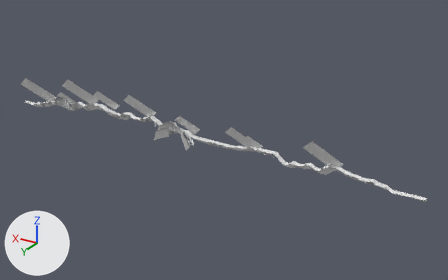
One commit to the FBX model Assets/Arts/Map/Models/Theme_02/Desert_14.fbx: the scene before it, then after it.
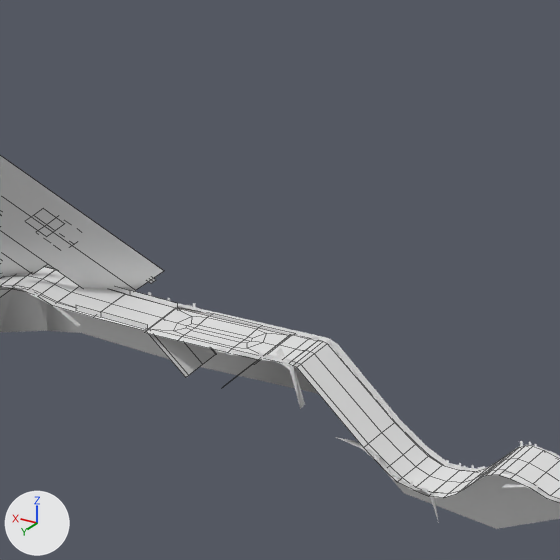
There are two pictures of each version: one whole from a 50 mm lens placed at (-267.3, 1413.8, 735.5), pointed at (588.8, -13.0, 22.1), one close up on the part from 56% to 66% of the width and 44% to 61% of the height. Lighting does not change. The marker at lower left points along +X, +Y and +Z. The close-ups show mesh edges as thin lines. Where no turn or scale is listed for an object, it has been applied to the vertices. Vertices at the same position are counted once.

Objects in the first close-up: 'Ground_01', 'Ground_03', 'Leak_01', 'Light_01', 'Mountain_01', 'Road_01', 'Tree_01'.
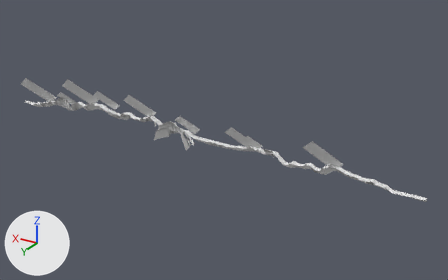
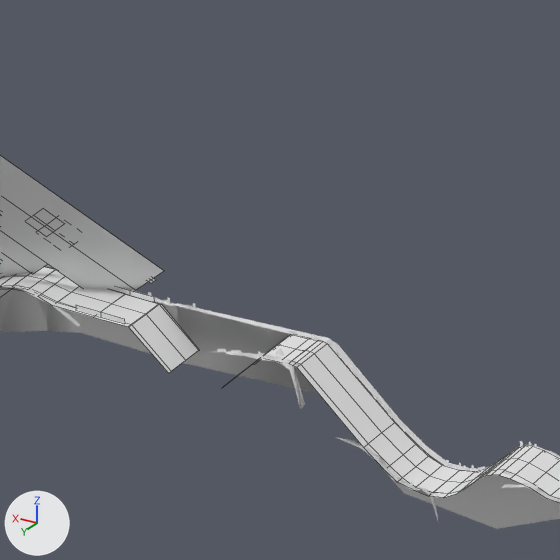
The change, as a list of edits to the scene's bpy script:
```text
Change me_mesh_004:
    where me_mesh_004.from_pydata(...)  # 1103 vertices, 737 faces; spans x 0.0..1389.0, y -2.0..13.0, z -1.0..54.0
    used by ob_ground_01; location = (0.0, 0.0, 0.0)
    before: 885 (452.0, 13.0, 29.0) at pixel (148, 328), 886 (452.0, 6.0, 29.0) at pixel (162, 317), 887 (452.0, -1.0, 29.0) at pixel (175, 307), 888 (452.0, 13.0, 28.0) at pixel (149, 328), 889 (452.0, 6.0, 28.0) at pixel (163, 318)
    before: 890 (452.0, -1.0, 28.0) at pixel (176, 308)
    me_mesh_004 part 2
    add for i in [*range(885, 891)]: me_mesh_004.vertices[i].co += Vector((5.0, 0.0, 0.0))
Change me_mesh_007:
    where me_mesh_007.from_pydata(...)  # 146 vertices, 62 faces; spans x 136.0..1389.0, y -2.0..14.0, z -1.0..52.0
    used by ob_leak_01; location = (0.0, 0.0, 0.0)
    before: 116 (452.0, -1.0, 30.0) at pixel (177, 303), 117 (452.0, -1.0, 28.0) at pixel (177, 308), 140 (452.0, 14.0, 30.0) at pixel (147, 324), 141 (452.0, 14.0, 28.0) at pixel (147, 330)
    me_mesh_007 part 1
    add for i in [116, 117, 140, 141]: me_mesh_007.vertices[i].co += Vector((6.0, 0.0, 0.0))
Change me_mesh:
    where me_mesh.from_pydata(...)  # 1808 vertices, 1544 faces; spans x 0.0..1389.0, y -3.0..16.0, z -1.0..54.0
    used by ob_road_01; location = (0.0, 0.0, 0.0)
    me_mesh part 3: all 15 vertices in x 441.0..452.0, y -2.0..15.0, z 18.0..29.0 are moved by (5.0, 0.0, 0.0)
Remove ob_ground_03:
    ob_ground_03 = bpy.data.objects.new('Ground_03', me_mesh_002)
    ob_ground_03.location = (0.0, 0.0, 0.0)
```

Boxes (x1, y1, x2, y2) around the edits, measured in the close-ups (560 x 560 px; the box of a moved part takes in the faces that stretch with it):
'Ground_03', deleted: before (144, 308, 292, 360)
'Leak_01', reshaped: before (76, 287, 177, 330); after (76, 287, 154, 324)
part 1 of me_mesh_007, moved or reshaped: before (101, 292, 177, 330); after (101, 292, 154, 324)
part 2 of me_mesh_004, moved or reshaped: before (101, 294, 176, 329); after (101, 294, 159, 325)
part 3 of me_mesh, moved or reshaped: before (101, 296, 216, 377); after (101, 295, 199, 373)
